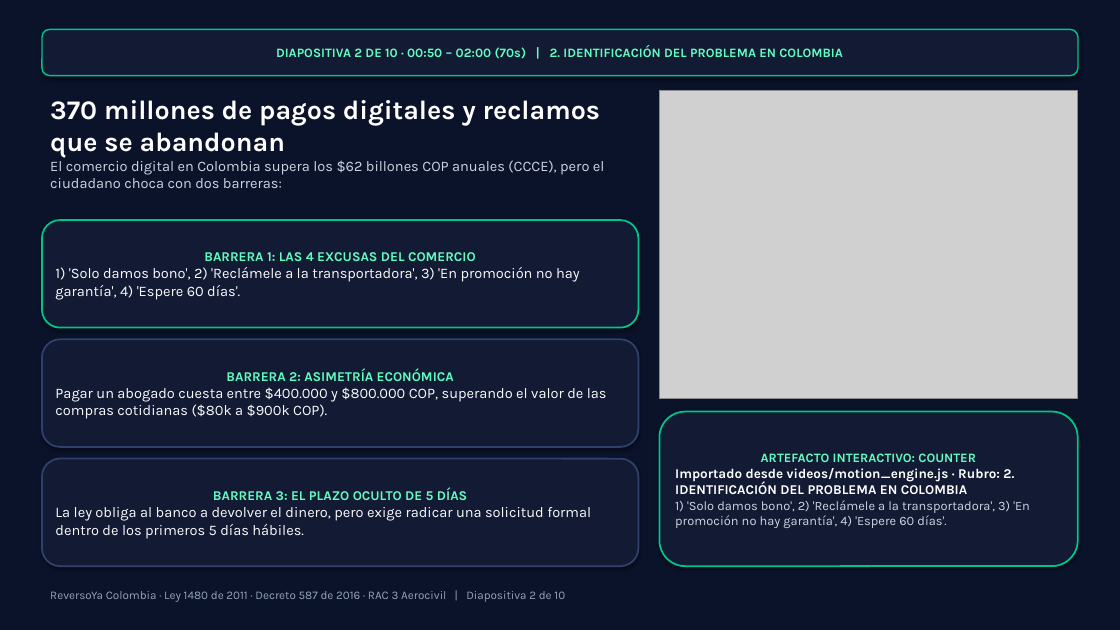
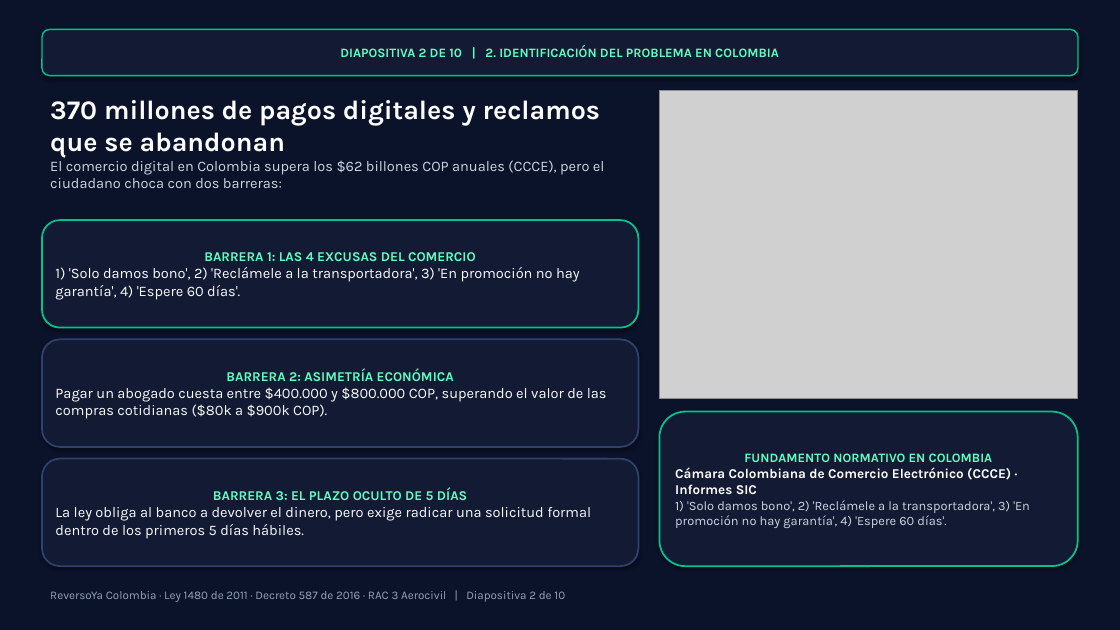
Before and after one commit to seagomezar/reversoya, a slide deck: slide 2 of ReversoYa_Presentacion_10Minutos.pptx. Drawn at 1120x630 pixels with LibreOffice and Linux fonts; fonts in the diff are those of the drawing; grey boxes stand for pictures. Boxes give left, top, right and bottom in pixels: in the first picture for what was removed or moved away, otherwise in the second. Text is boxed around its words. In the diff, an @@ line names an element or a change of style, - is before the commit and + after.

```diff
--- a/ReversoYa_Presentacion_10Minutos.pptx
+++ b/ReversoYa_Presentacion_10Minutos.pptx
@@ text in rounded rectangle at bbox=[340, 45, 779, 57]: text changed @@
-DIAPOSITIVA 2 DE 10 · 00:50 – 02:00 (70s) | 2. IDENTIFICACIÓN DEL PROBLEMA EN COLOMBIA
+DIAPOSITIVA 2 DE 10 | 2. IDENTIFICACIÓN DEL PROBLEMA EN COLOMBIA
@@ text in rounded rectangle at bbox=[675, 453, 1011, 494]: text changed @@
-ARTEFACTO INTERACTIVO: COUNTER
-Importado desde videos/motion_engine.js · Rubro: 2. IDENTIFICACIÓN DEL PROBLEMA EN COLOMBIA
+FUNDAMENTO NORMATIVO EN COLOMBIA
+Cámara Colombiana de Comercio Electrónico (CCCE) · Informes SIC
```
Also in this commit, not shown: 9 other slides changed, 12 other files.
